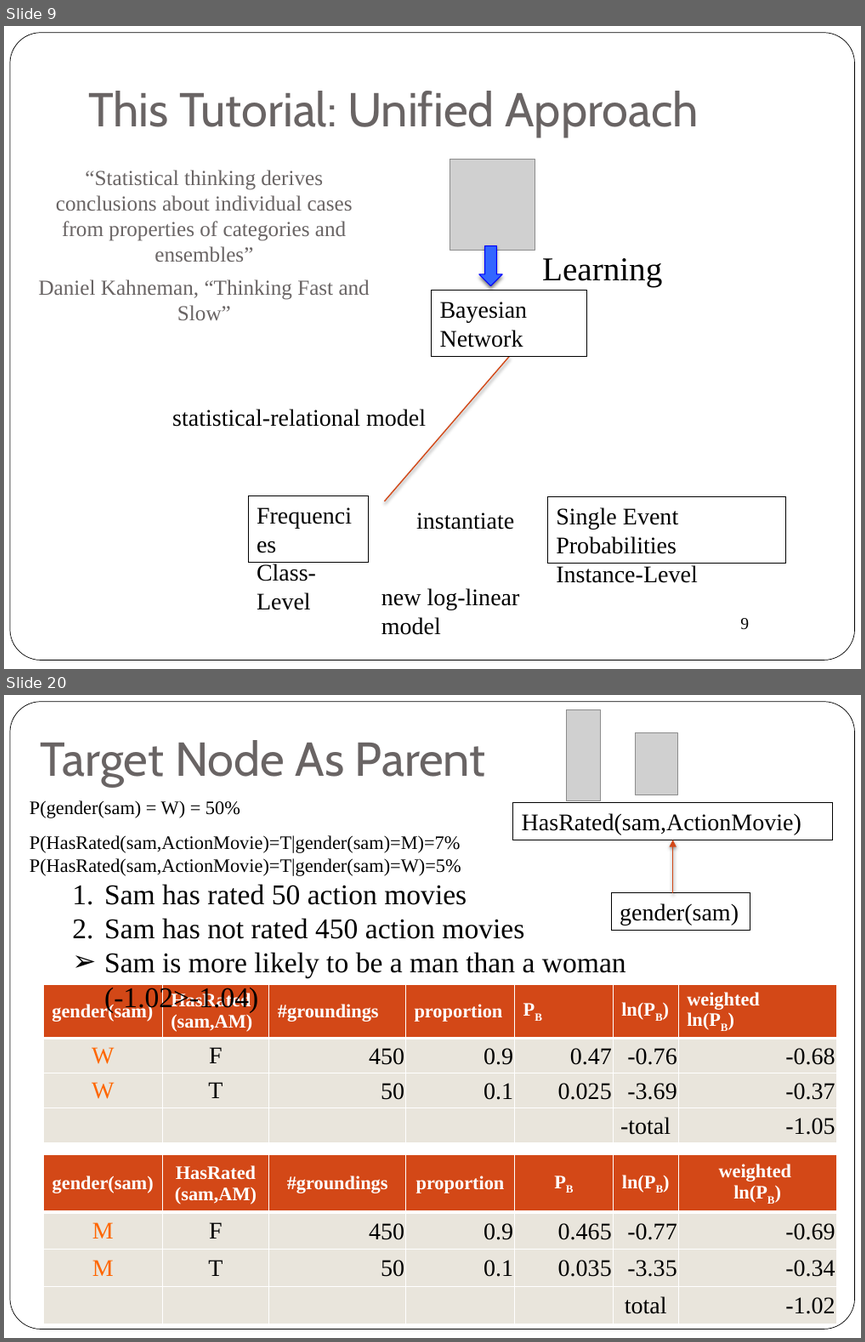
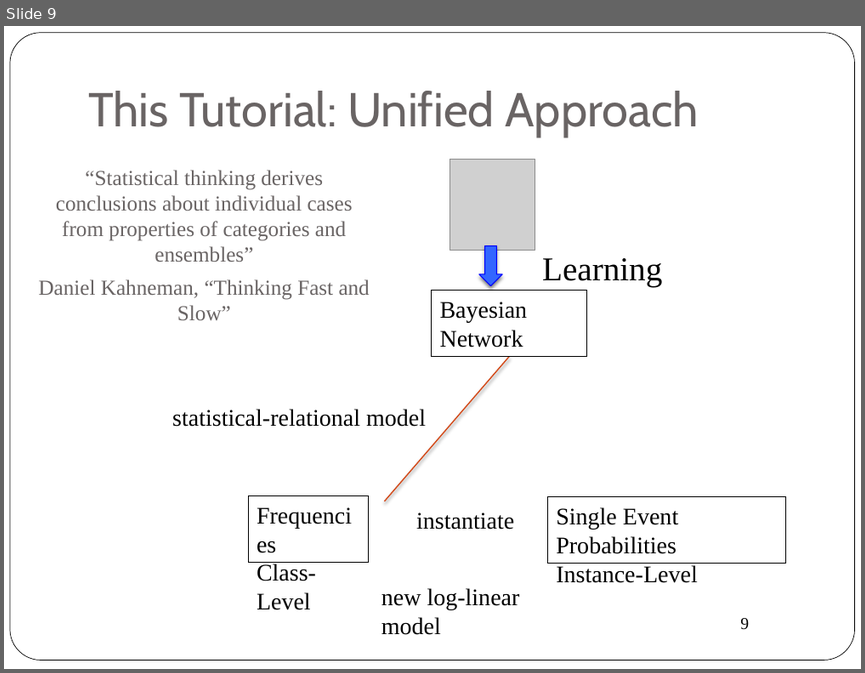
Before and after one commit to oschulte/srl-tutorial-slides, a slide deck: ch5-rel-bayes-net-classifier.pptx. Shown one above the other, each under a label of ours: slides 9 and 20 before the commit, slide 9 after it; the slides between them are not shown. The pictures are 865x1342 and 865x673 pixels, drawn with LibreOffice and Linux fonts; fonts in the diff are those of the drawing; grey boxes stand for pictures; background and template pictures are left out. Boxes give left, top, right and bottom in pixels: in the first picture for what was removed or moved away, otherwise in the second. Text is boxed around its words. In the diff, an @@ line names an element or a change of style, - is before the commit and + after.

```diff
--- a/ch5-rel-bayes-net-classifier.pptx
+++ b/ch5-rel-bayes-net-classifier.pptx
@@ slide 20 removed at (4, 695, 861, 1338), background #FFFFFF; not listed: 1 template element that a slide beside it also shows @@
@@ picture removed at (566, 709, 600, 800) @@
@@ title removed at (40, 740, 486, 787) @@
-Target Node As Parent
@@ picture removed at (636, 733, 677, 795) @@
@@ text removed at (30, 800, 240, 818) @@
-P(gender(sam) = W) = 50%
@@ rectangle removed at (513, 802, 833, 839) @@
-HasRated(sam,ActionMovie)
@@ text removed at (30, 835, 461, 876) @@
-P(HasRated(sam,ActionMovie)=T|gender(sam)=M)=7%
-P(HasRated(sam,ActionMovie)=T|gender(sam)=W)=5%
@@ arrow removed from (672, 893) to (672, 839) @@
@@ text removed at (104, 884, 834, 1134) @@
-  1. Sam has rated 50 action movies
-  2. Sam has not rated 450 action movies
-  ➢ Sam is more likely to be a man than a woman (-1.02>-1.04)
@@ rectangle removed at (611, 893, 749, 930) @@
-gender(sam)
@@ table removed at (43, 984, 836, 1280), 4 rows, 7 columns @@
-gender(sam) | HasRated / (sam,AM) | #groundings | proportion | PB | ln(PB) | weighted / ln(PB)
-W | F | 450 | 0.9 | 0.47 | -0.76 | -0.68
-W | T | 50 | 0.1 | 0.025 | -3.69 | -0.37
- |  |  |  |  | -total | -1.05
@@ table removed at (43, 1154, 836, 1320), 4 rows, 7 columns @@
-gender(sam) | HasRated / (sam,AM) | #groundings | proportion | PB | ln(PB) | weighted / ln(PB)
-M | F | 450 | 0.9 | 0.465 | -0.77 | -0.69
-M | T | 50 | 0.1 | 0.035 | -3.35 | -0.34
- |  |  |  |  | total | -1.02
```
Also in this commit, not shown: 12 slides changed, 5 slides added, 8 other slides removed.
